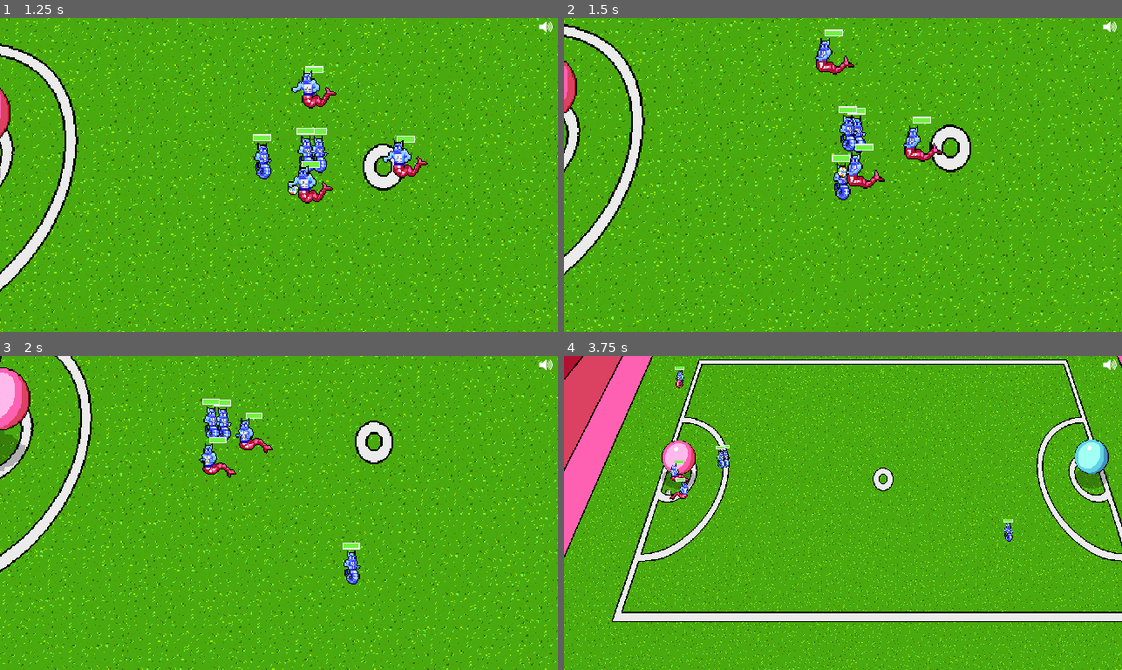
Above: before the commit, frames 1-4 (two rows, left to right).
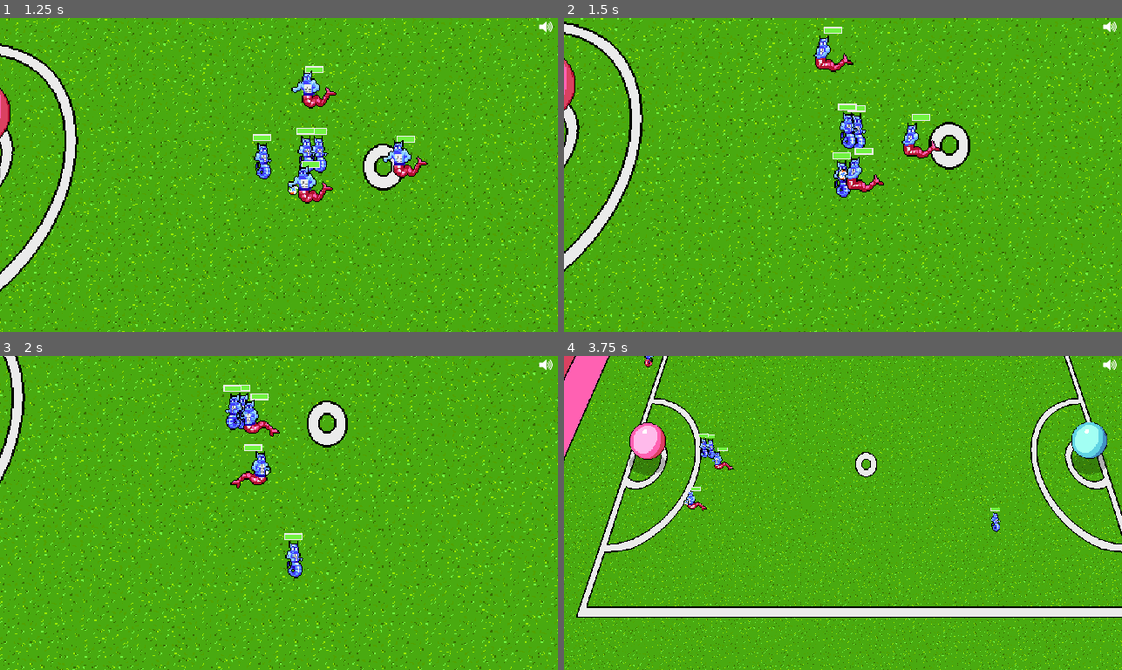
Above: after the commit, the same moments.

Repository: gamkedo-la/Elementaball
Game: Godot game, scene res://Node2D.tscn
Two runs of this game, one before a commit and one after it. Both use one fixed random seed, a clock stepped at 60 frames per second and the inputs below.
Inputs:
- Up to frame 1 (1.25 s): hold Right (ui_right) from 0.53 s (still down)
- Up to frame 2 (1.5 s): release Right (ui_right) at 1.28 s; hold Down (ui_down) from 1.28 s (still down)
- Up to frame 3 (2 s): keep holding Down (ui_down)
- Up to frame 4 (3.75 s): release Down (ui_down) at 2.03 s; hold Right (ui_right) 2.03-2.78 s; hold Up (ui_up) 2.78-3.53 s; hold Left (ui_left) from 3.53 s (still down)

Frame 1 is identical in both runs. In frame 2, 15% of the frame differs, in the area x 0-100%, y 0-100%; in frame 3, 19%; in frame 4, 29%.

Commit message:
AI kicks the ball

Diff:
--- a/Field and Equipment/Ball.gd
+++ b/Field and Equipment/Ball.gd
@@ -60,12 +60,16 @@
 
 func set_possession(player):
 	playerInPossession = player
-	possessionNode = player.get_node("ThingsToFlip/Position2D")
-	if player in get_tree().get_nodes_in_group("player_team"):
-		dribbling = true
+	if player != null:
+		possessionNode = player.get_node("ThingsToFlip/Position2D")
+		if player in get_tree().get_nodes_in_group("player_team"):
+			dribbling = true
+			enemyPossession = false
+		else:
+			enemyPossession = true
+			dribbling = false
+	else:
 		enemyPossession = false
-	else:
-		enemyPossession = true
 		dribbling = false
 
 func set_control(player):
@@ -208,7 +212,7 @@
 	var rng = RandomNumberGenerator.new()
 	rng.randomize()
 	var shotIndex = rng.randf_range(0, 2)
-	dribbling = false
+	SceneController.emit_signal("inPossession", null)
 	kicking = true
 	self.mode = RigidBody2D.MODE_RIGID
 	get_node("CollisionShape2D").disabled = false
--- a/Players/AIPlayer.gd
+++ b/Players/AIPlayer.gd
@@ -137,11 +137,10 @@
 func pass_and_shoot():
 	var distance2Goal = position.distance_to(myGoal.position)
 	if distance2Goal >= 300:
-		destination = myGoal.position
-		velocity = (Vector2(destination.x, self.position.y)-self.position).normalized()*speed
-	else:
-		destination = myGoal.position
-		velocity = (Vector2(destination.x, self.position.y)-self.position).normalized()*speed
+		destination = Vector2(myGoal.position.x, self.position.y)
+		velocity = (destination-self.position).normalized()*speed
+	elif distance2Goal <= 50:
+		try_kick()
 
 	check_and_slide()
 
@@ -169,7 +168,7 @@
 	else:
 		inPossession = false
 
-	if player.is_in_group(myOpponent):
+	if player != null and player.is_in_group(myOpponent):
 		onDefense = true
 		onOffense = false
 	else:
@@ -181,7 +180,6 @@
 		controlling = true
 	else:
 		controlling = false
-
 
 func intercept():
 	if destination != ball.position and destination != ball.playerInPossession.position:
@@ -202,12 +200,27 @@
 			_try_steal();
 	else: check_and_slide()
 
-
 func check_and_slide(distance2Target = destination.distance_to(self.position), delta = get_physics_process_delta_time()):
 	if distance2Target >= velocity.length() * delta:
 		return
 	else:
 		velocity = Vector2()
+
+func try_kick():
+	if ball.kicking == false:
+		#Bring up the Kick Menu
+		var kickMenu = get_node("../Popup/KickMenu")
+		kickMenu.clear()
+		var player = self
+		#Add the kick abilities available for the player to the menu
+		#TODO: Make a default (no element) kick ability and calculate damage for it
+		var abilities = [player.ability1,player.ability2,player.ability3,player.ability4]
+		ball.menuAbilities = []
+		for ability in abilities:
+			if ability.action == "Kick":
+				kickMenu.add_item(ability.name)
+				ball.menuAbilities.append(ability)
+		ball._on_KickMenu_id_pressed(0)
 
 func _try_steal():
 	tacklerIsSelf = true
